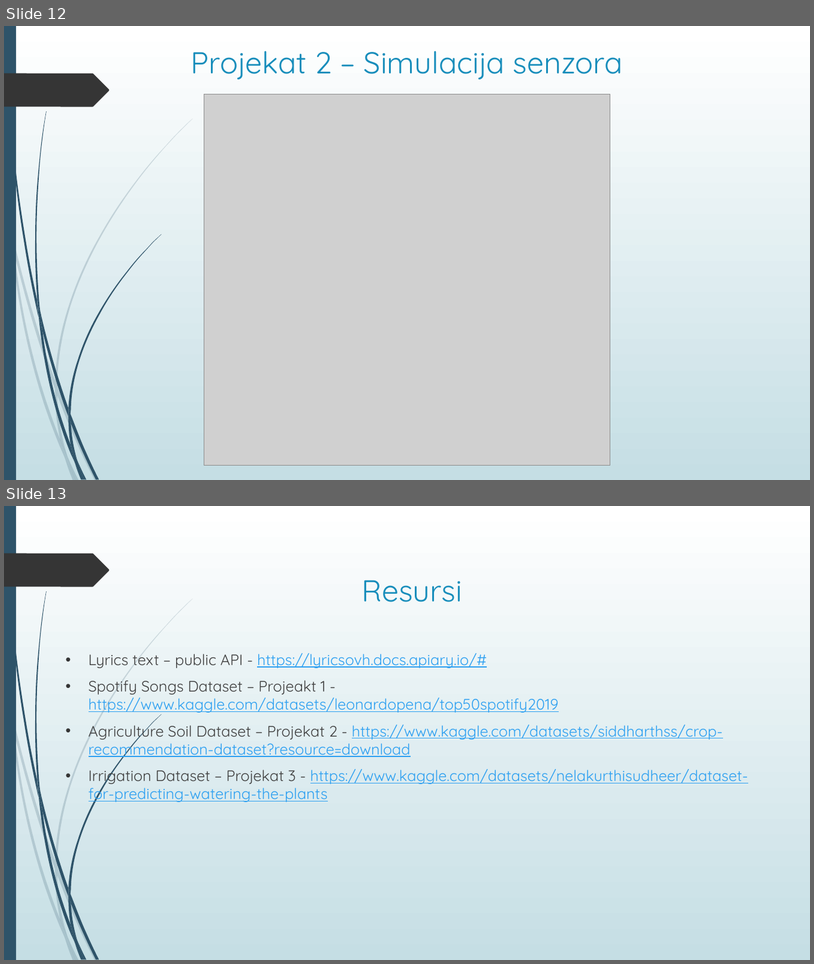
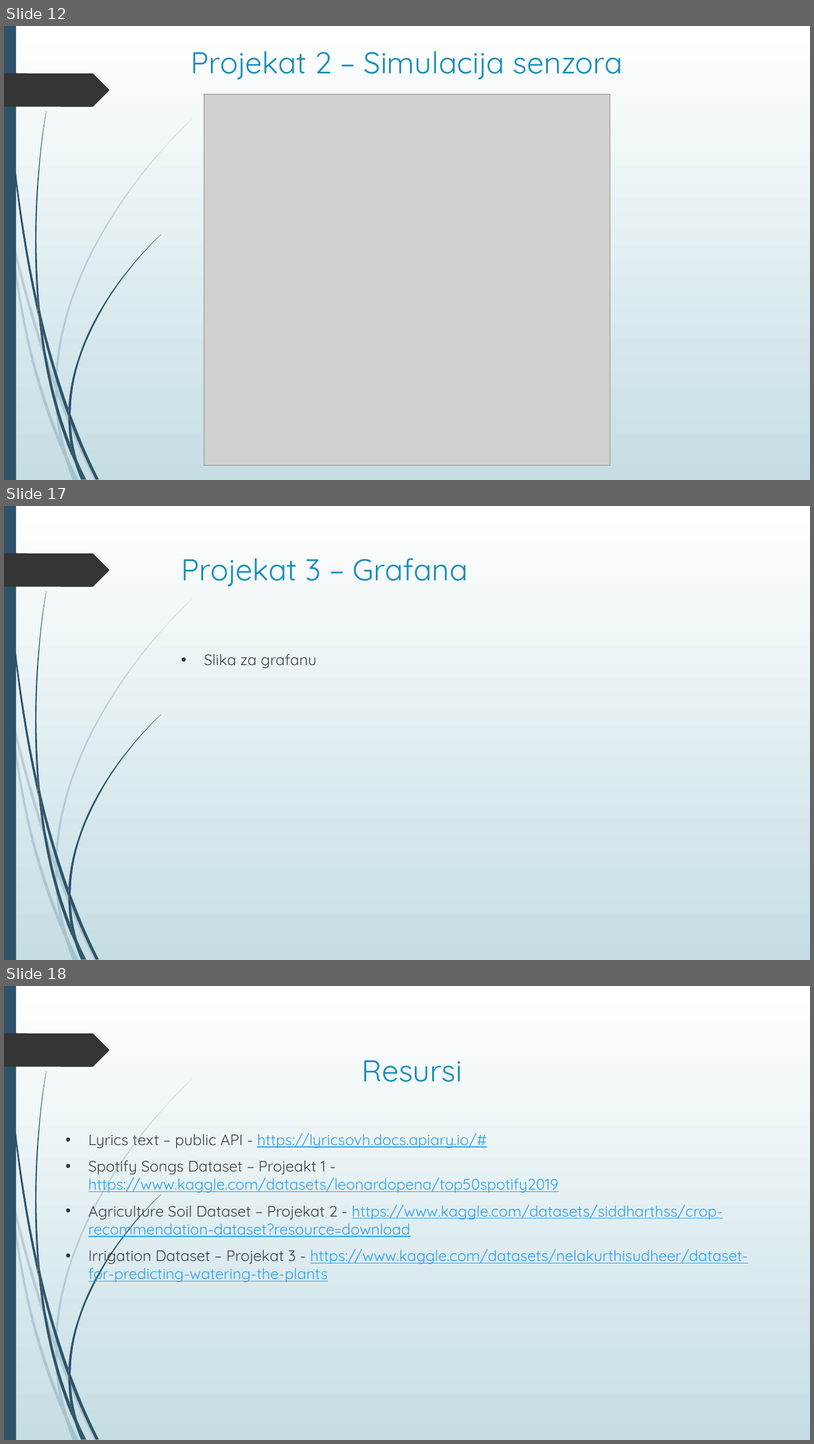
Before and after one commit to TeaMitic/SOA, a slide deck: Prezentacija projekata/Servisno-orijentisane arhitekture – Projekti.pptx. Shown one above the other, each under a label of ours: slides 12 and 13 before the commit, slides 12, 17 and 18 after it; the slides between them are not shown. The pictures are 814x964 and 814x1444 pixels, drawn with LibreOffice and Linux fonts; fonts in the diff are those of the drawing; grey boxes stand for pictures. Boxes give left, top, right and bottom in pixels: in the first picture for what was removed or moved away, otherwise in the second. Text is boxed around its words. In the diff, an @@ line names an element or a change of style, - is before the commit and + after.

Commit message:
Dodat deo za treci projekat

```diff
--- a/Prezentacija projekata/Servisno-orijentisane arhitekture – Projekti.pptx
+++ b/Prezentacija projekata/Servisno-orijentisane arhitekture – Projekti.pptx
@@ slide 17 added at [4,506,810,960], background gradient #FFFFFF to #C5DEE5; not listed: 24 template elements that a slide beside it also shows @@
@@ title added at [182,558,468,586], 36 pt, text #178DBB @@
+Projekat 3 – Grafana
@@ text added at [204,654,317,668], 18 pt, text #404040 @@
+• Slika za grafanu
@@ what was slide 13 is now slide 18 @@
```
Also in this commit, not shown: 4 other slides added, 3 other files.
